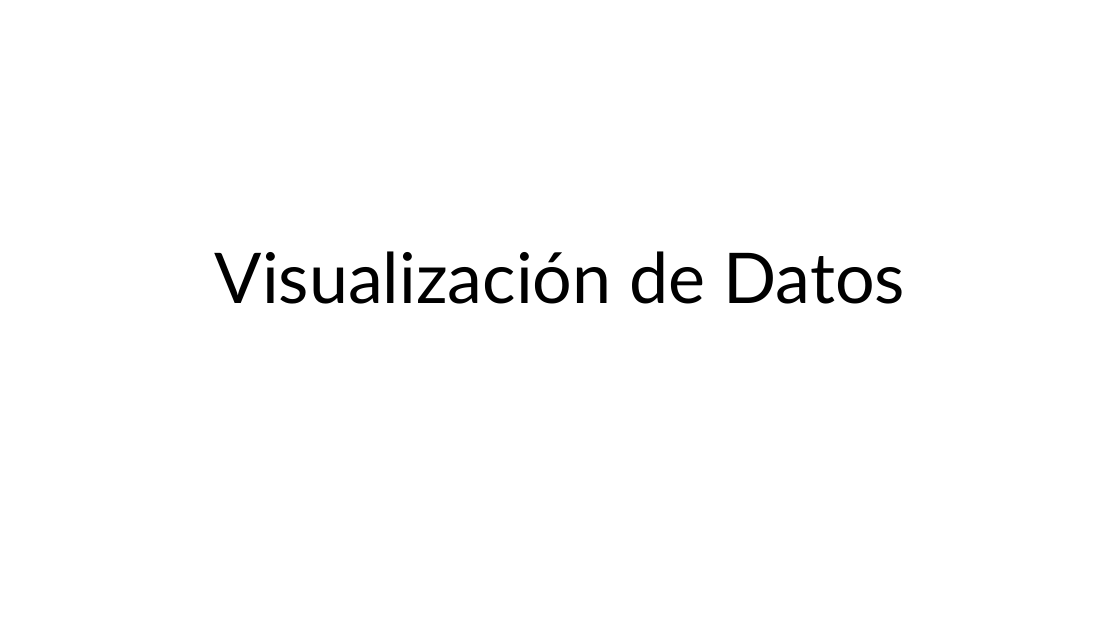
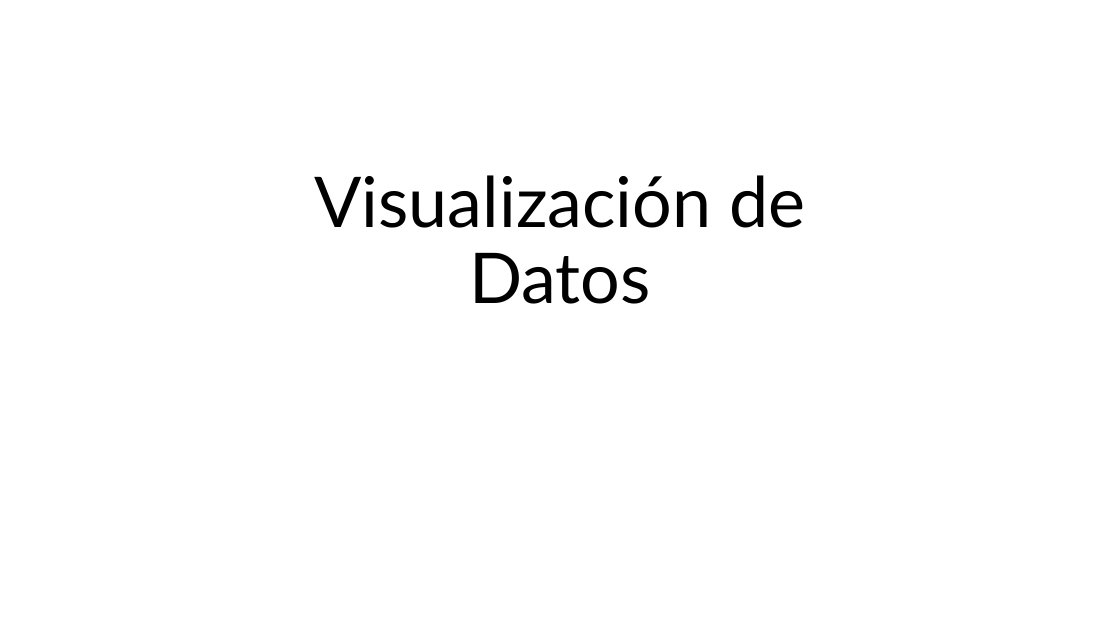
Before and after one commit to abelcondear/course, a slide deck: slide 42 of presentacion-curso.pptx. Drawn at 1120x630 pixels with LibreOffice and Linux fonts; fonts in the diff are those of the drawing. Boxes give left, top, right and bottom in pixels: in the first picture for what was removed or moved away, otherwise in the second. Text is boxed around its words. In the diff, an @@ line names an element or a change of style, - is before the commit and + after.

```diff
--- a/presentacion-curso.pptx
+++ b/presentacion-curso.pptx
@@ title "Visualización de Datos" rewrapped from bbox=[215, 251, 906, 304] to bbox=[314, 175, 805, 304] @@
```
Also in this commit, not shown: 48 other slides changed, 3 other files.
